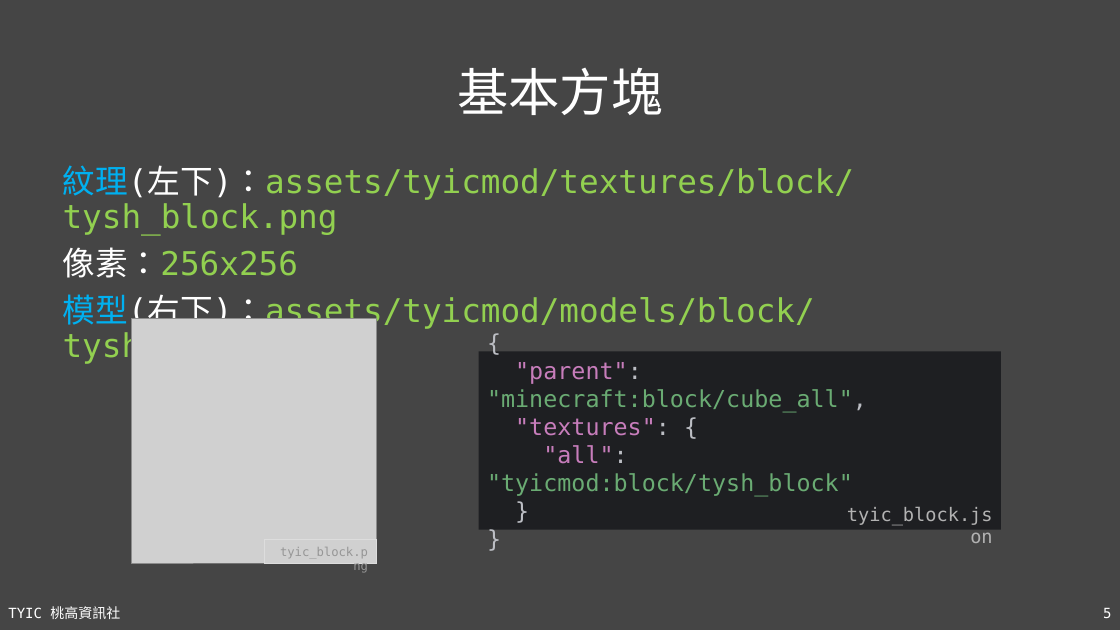
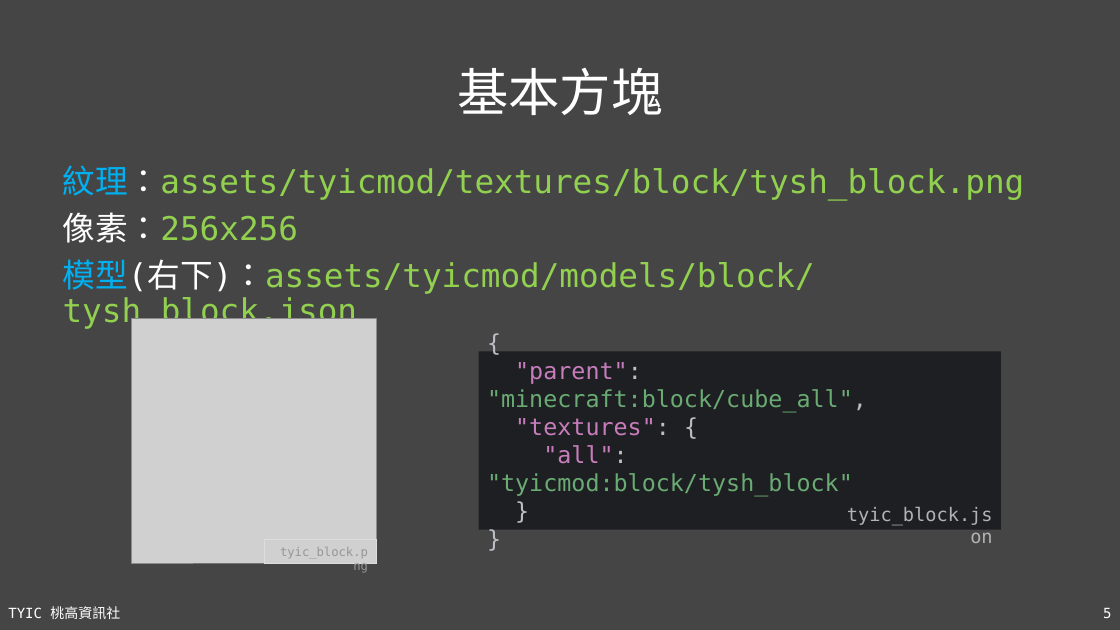
Before and after one commit to TYSHIC/slides, a slide deck: slide 5 of ppt/52_Java專案：方塊.pptx. Drawn at 1120x630 pixels with LibreOffice and Linux fonts; fonts in the diff are those of the drawing; grey boxes stand for pictures. Boxes give left, top, right and bottom in pixels: in the first picture for what was removed or moved away, otherwise in the second. Text is boxed around its words. In the diff, an @@ line names an element or a change of style, - is before the commit and + after.

```diff
--- a/ppt/52_Java專案：方塊.pptx
+++ b/ppt/52_Java專案：方塊.pptx
@@ text at [63, 165, 1025, 201]: text changed @@
-紋理(左下)：assets/tyicmod/textures/block/tysh_block.png
+紋理：assets/tyicmod/textures/block/tysh_block.png
```
Also in this commit, not shown: 2 other slides changed, 10 slides added, 4 other files.
